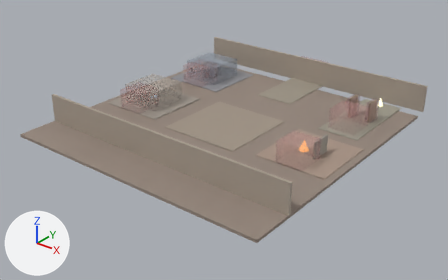
A saved change to the glTF model assets/imported_scenes/interpreter_house.glb.
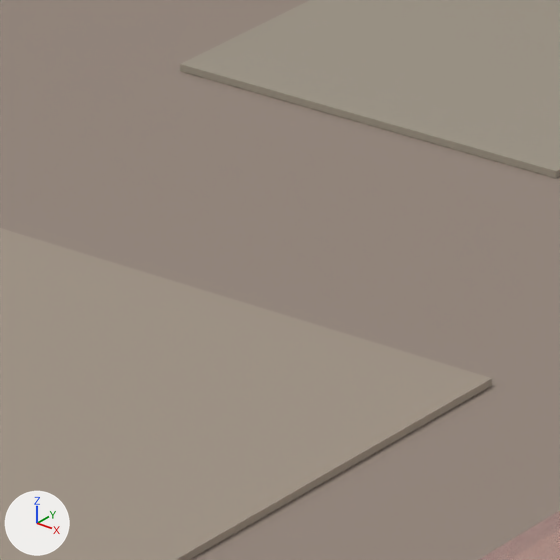
The first picture shows the older version from a 50 mm camera at (50.0, -62.8, 36.4) aimed at (0.1, -0.4, -2.2). The close-ups show the older and then the newer version on the part from 54% to 65% of the width and 32% to 49% of the height of that picture. Only the edits that show in the close-ups are written down. Arrows for +X, +Y and +Z are at lower left; the lights stay in place. Where no turn or scale is listed for an object, it has been applied to the vertices.

The first close-up shows 'ENV_InterpreterHouse_ExitHall', 'ENV_InterpreterHouse_Floor', 'ENV_InterpreterHouse_MainHall', 'TRIGGER_FireRoomStart'.
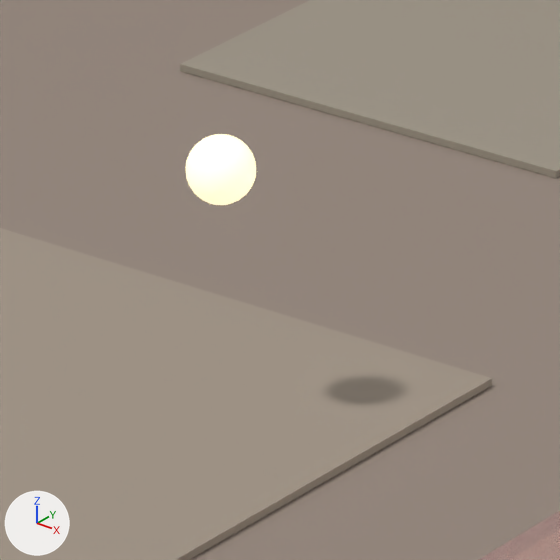
Changed parts and their boxes [x1, y1, x2, y2] in the close-ups (560 x 560 px):
'PROP_HallLight_02', added: after [185, 134, 256, 205]

The edits, one by one:
Material 'Material_8' (mat_material_8) changes colour from brown #998676 to pale yellow #fff6da; in linear values from (0.32, 0.24, 0.18) to (1.0, 0.92, 0.7).
In material 'Material_8' (mat_material_8), emission_color is now set to (0.95, 0.82, 0.5), beige #f9eabc.
In material 'Material_8' (mat_material_8), emission_strength is now set to 1.0.
Mesh me_mesh_10_1 is new.
It has 350 vertices, 624 faces and spans x -0.42..0.42, y -0.42..0.42, z -0.42..0.42.
It uses material mat_material_8 (pale yellow #fff6da, glowing beige #f9eabc).
Object 'PROP_HallLight_02' (ob_prop_halllight_02) is new; it shows me_mesh_10_1.
Its location is (4.0, 3.0, 3.3).
